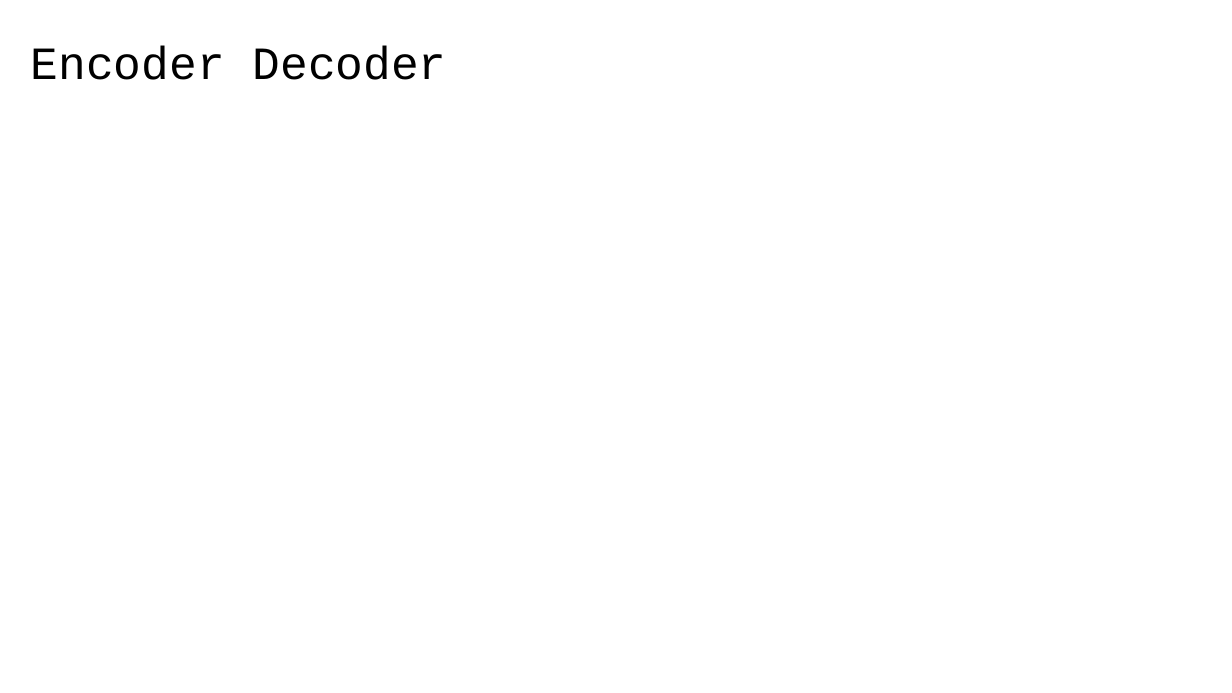
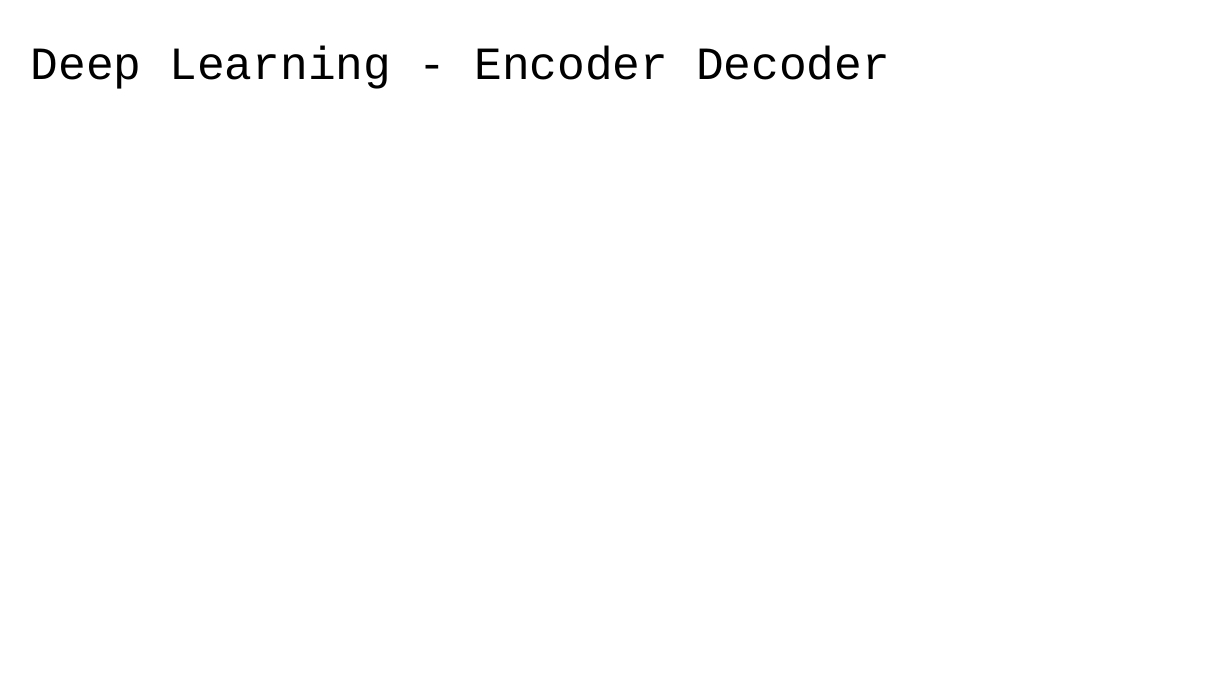
Before and after one commit to 40tude/fullstack_mars_2024, a slide deck: slide 30 of 12_assets/course_review.pptx (slide 15 before the commit). Drawn at 1232x693 pixels with LibreOffice and Linux fonts; fonts in the diff are those of the drawing. Boxes give left, top, right and bottom in pixels: in the first picture for what was removed or moved away, otherwise in the second. Text is boxed around its words. In the diff, an @@ line names an element or a change of style, - is before the commit and + after.

```diff
--- a/12_assets/course_review.pptx
+++ b/12_assets/course_review.pptx
@@ title at [31,46,890,89]: text changed @@
-Encoder Decoder
+Deep Learning - Encoder Decoder
```
Also in this commit, not shown: 11 other slides changed, 16 slides added, 1 slide removed, 18 other files.
